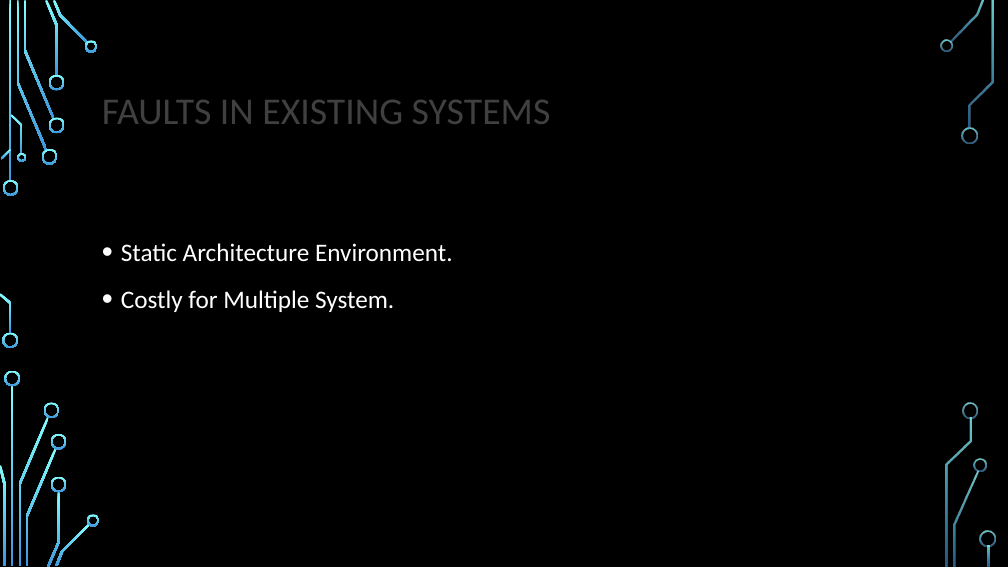
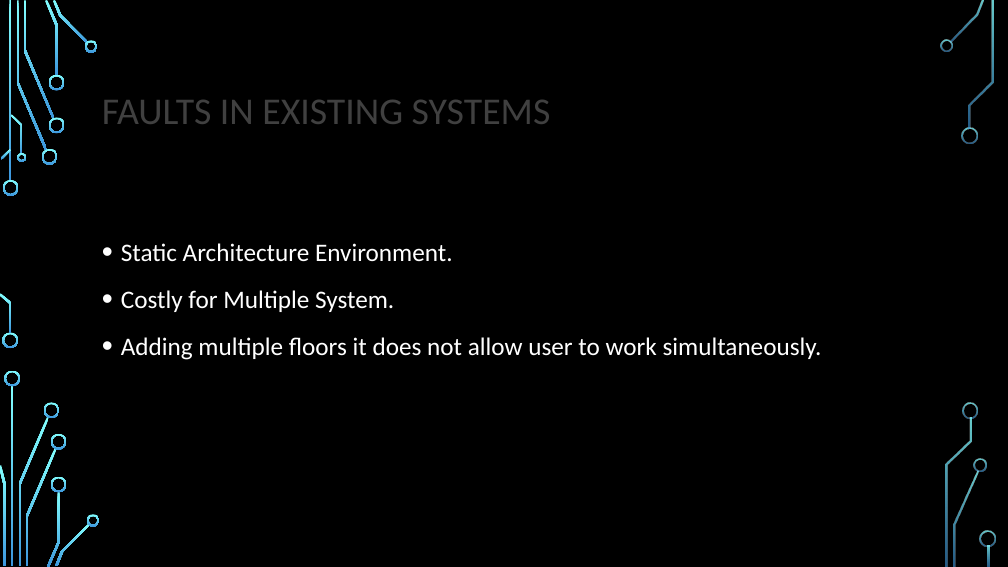
Before and after one commit to VIRTUALD3SIGN/VR, a slide deck: slide 7 of presentation_v02.pptx. Drawn at 1008x567 pixels with LibreOffice and Linux fonts; fonts in the diff are those of the drawing; background and template pictures are left out. Boxes give left, top, right and bottom in pixels: in the first picture for what was removed or moved away, otherwise in the second. Text is boxed around its words. In the diff, an @@ line names an element or a change of style, - is before the commit and + after.

```diff
--- a/presentation_v02.pptx
+++ b/presentation_v02.pptx
@@ text at (x1=121, y1=337, x2=822, y2=360): paragraph added @@
+• Adding multiple floors it does not allow user to work simultaneously.
```
Also in this commit, not shown: 8 other slides changed, 6 slides added, 10 other files.
